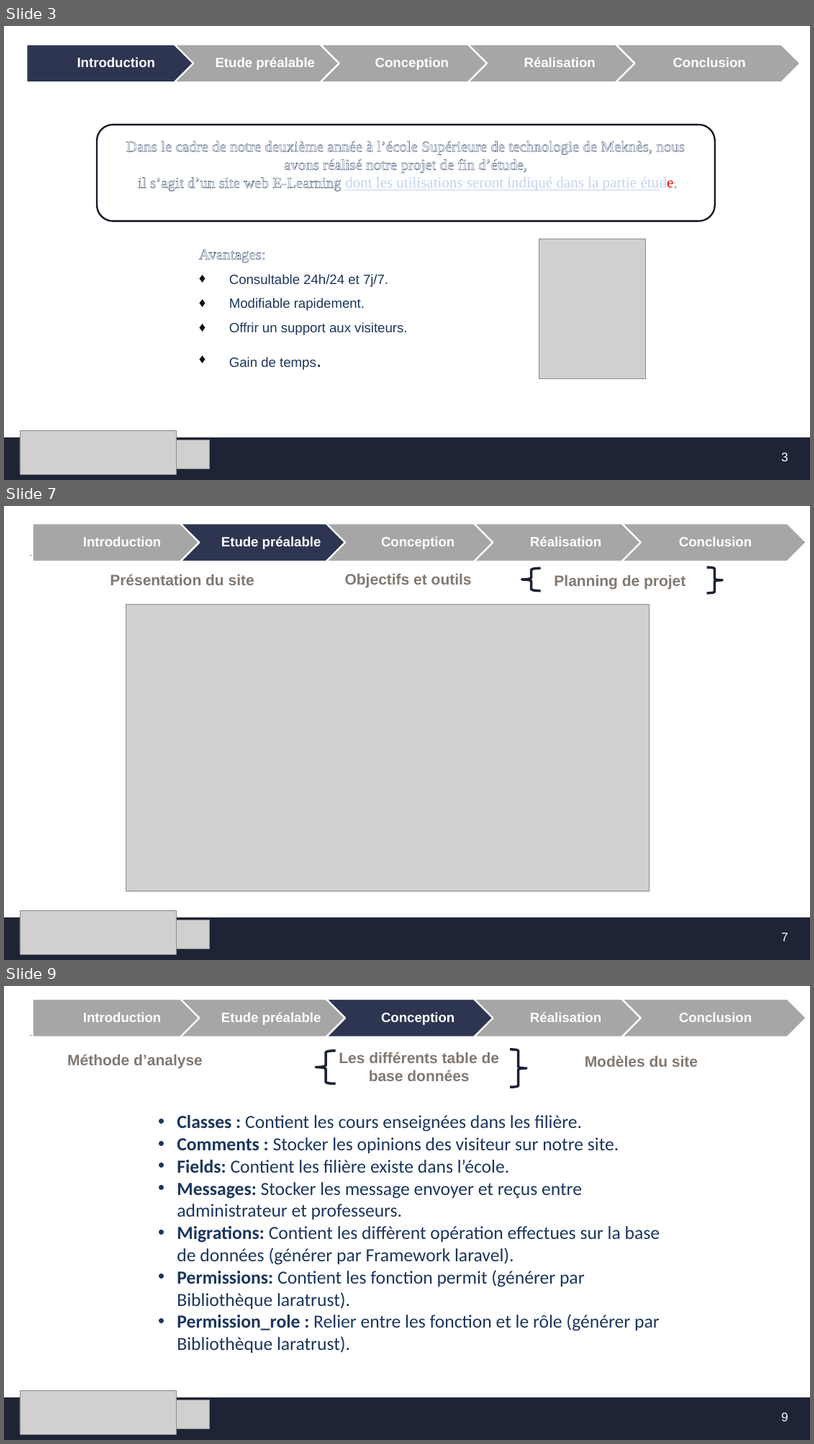
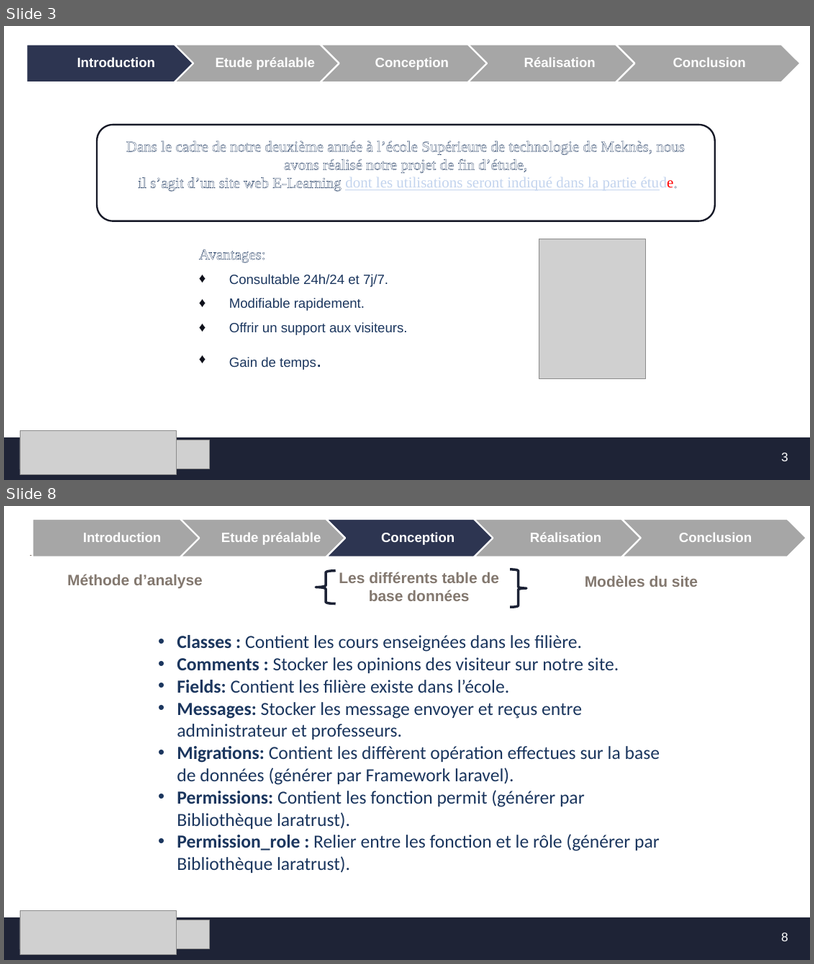
Before and after one commit to MF-13/E-Learning_Platforme, a slide deck: Présentation_PFE1.pptx. Shown one above the other, each under a label of ours: slides 3, 7 and 9 before the commit, slides 3 and 8 after it; the slides between them are not shown. The pictures are 814x1444 and 814x964 pixels, drawn with LibreOffice and Linux fonts; fonts in the diff are those of the drawing; grey boxes stand for pictures; background and template pictures are left out. Boxes give left, top, right and bottom in pixels: in the first picture for what was removed or moved away, otherwise in the second. Text is boxed around its words. In the diff, an @@ line names an element or a change of style, - is before the commit and + after.

```diff
--- a/Présentation_PFE1.pptx
+++ b/Présentation_PFE1.pptx
@@ slide 7 removed at (4, 506, 810, 960), background #FFFFFF; not listed: 4 template elements that a slide beside it also shows @@
@@ group removed at (32, 523, 808, 561): 5 texts, 4 chevrons, 1 pentagon arrow @@
-Introduction
-Etude préalable
-Conception
-Réalisation
-Conclusion
@@ left brace removed at (522, 569, 541, 591) @@
@@ right brace removed at (707, 567, 723, 593) @@
@@ text removed at (110, 574, 255, 585) @@
-Présentation du site
@@ text removed at (345, 574, 472, 587) @@
-Objectifs et outils
@@ text removed at (554, 575, 686, 589) @@
-Planning de projet
@@ picture removed at (126, 605, 650, 891) @@
@@ picture removed at (20, 911, 176, 955) @@
@@ picture removed at (20, 920, 209, 949) @@
@@ page number removed at (782, 932, 789, 941) @@
-7
@@ what was slide 9 is now slide 8 @@
@@ page number at (782, 932, 789, 941): text changed @@
-9
+8
```
Also in this commit, not shown: 7 slides changed, 1 other slide removed, 2 other files.
